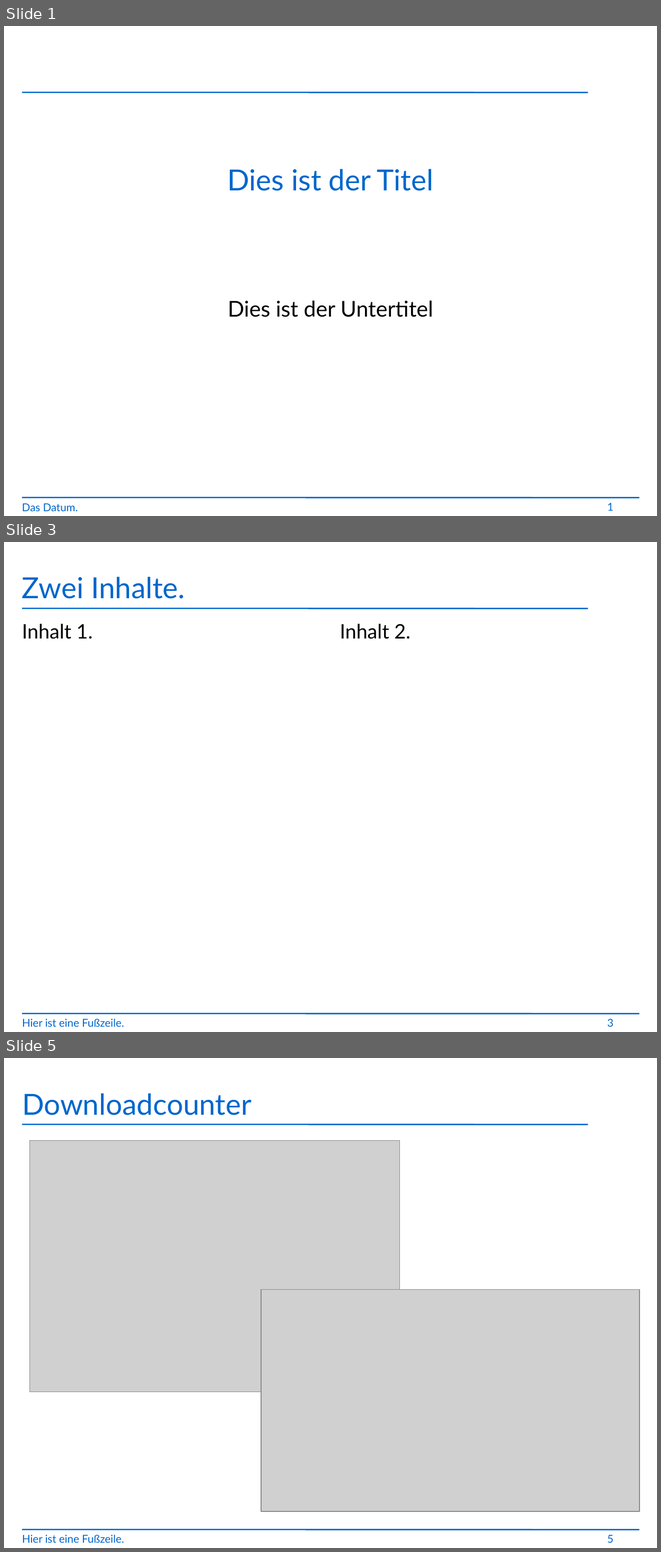
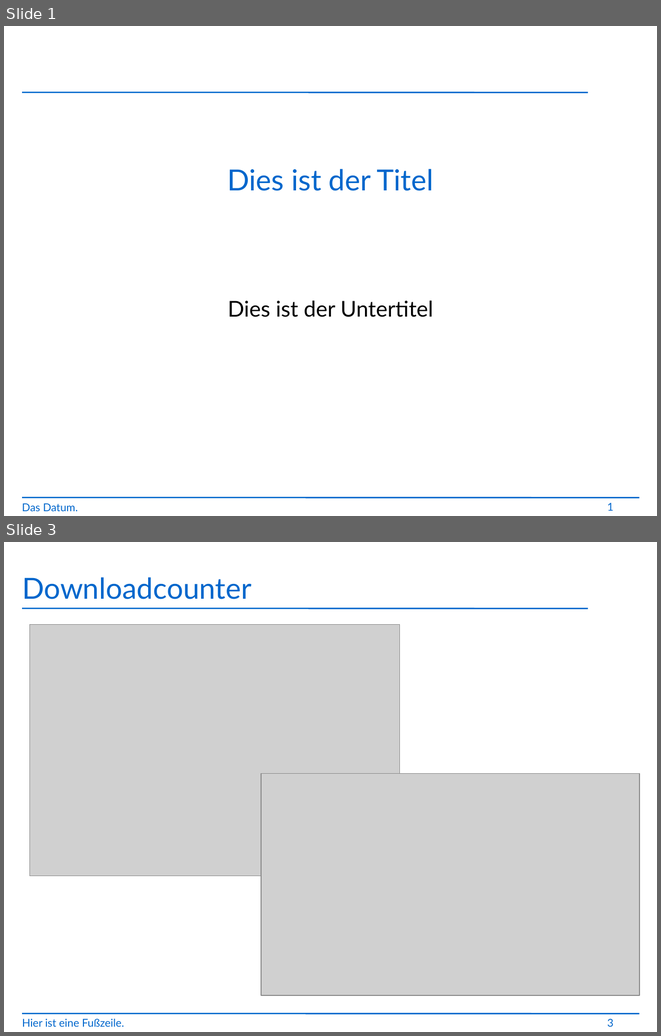
Before and after one commit to jbushe/presentations, a slide deck: presentation.odp. Shown one above the other, each under a label of ours: slides 1, 3 and 5 before the commit, slides 1 and 3 after it; the slides between them are not shown. The pictures are 661x1552 and 661x1036 pixels, drawn with LibreOffice and Linux fonts; fonts in the diff are those of the drawing; grey boxes stand for pictures; background and template pictures are left out. Boxes give left, top, right and bottom in pixels: in the first picture for what was removed or moved away, otherwise in the second. Text is boxed around its words. In the diff, an @@ line names an element or a change of style, - is before the commit and + after.

```diff
--- a/presentation.odp
+++ b/presentation.odp
@@ slide 3 removed at (x1=4, y1=542, x2=657, y2=1032), background #FFFFFF; not listed: 2 template elements that a slide beside it also shows @@
@@ title removed at (x1=22, y1=576, x2=185, y2=599) @@
-Zwei Inhalte.
@@ text removed at (x1=22, y1=624, x2=93, y2=639) @@
-Inhalt 1.
@@ text removed at (x1=340, y1=624, x2=411, y2=639) @@
-Inhalt 2.
@@ text removed at (x1=22, y1=1018, x2=124, y2=1026) @@
-Hier ist eine Fußzeile.
@@ page number removed at (x1=607, y1=1018, x2=614, y2=1026) @@
-3
@@ what was slide 5 is now slide 3 @@
@@ page number at (x1=607, y1=1018, x2=614, y2=1026): text changed @@
-5
+3
```
Also in this commit, not shown: 3 slides changed, 1 slide added, 5 other slides removed.
